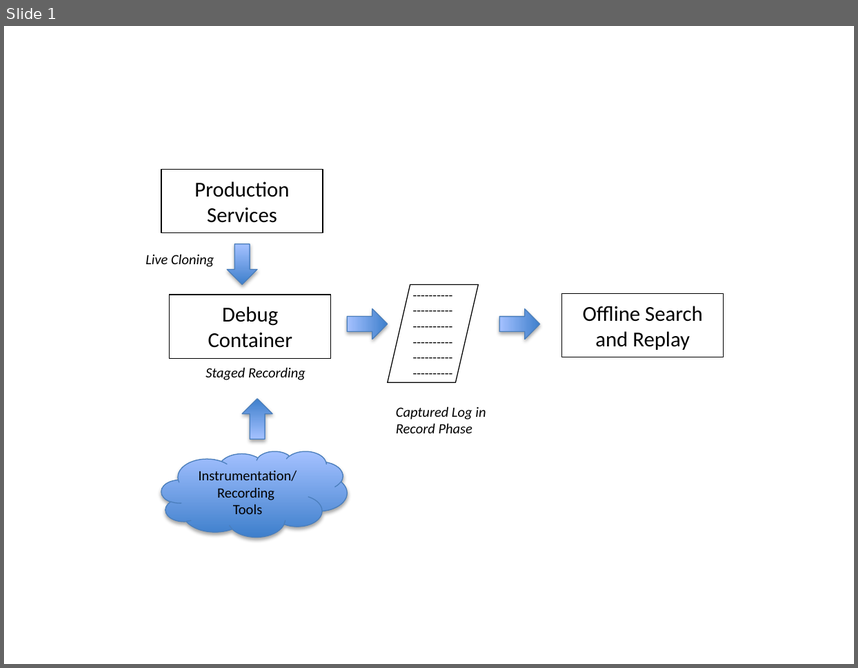
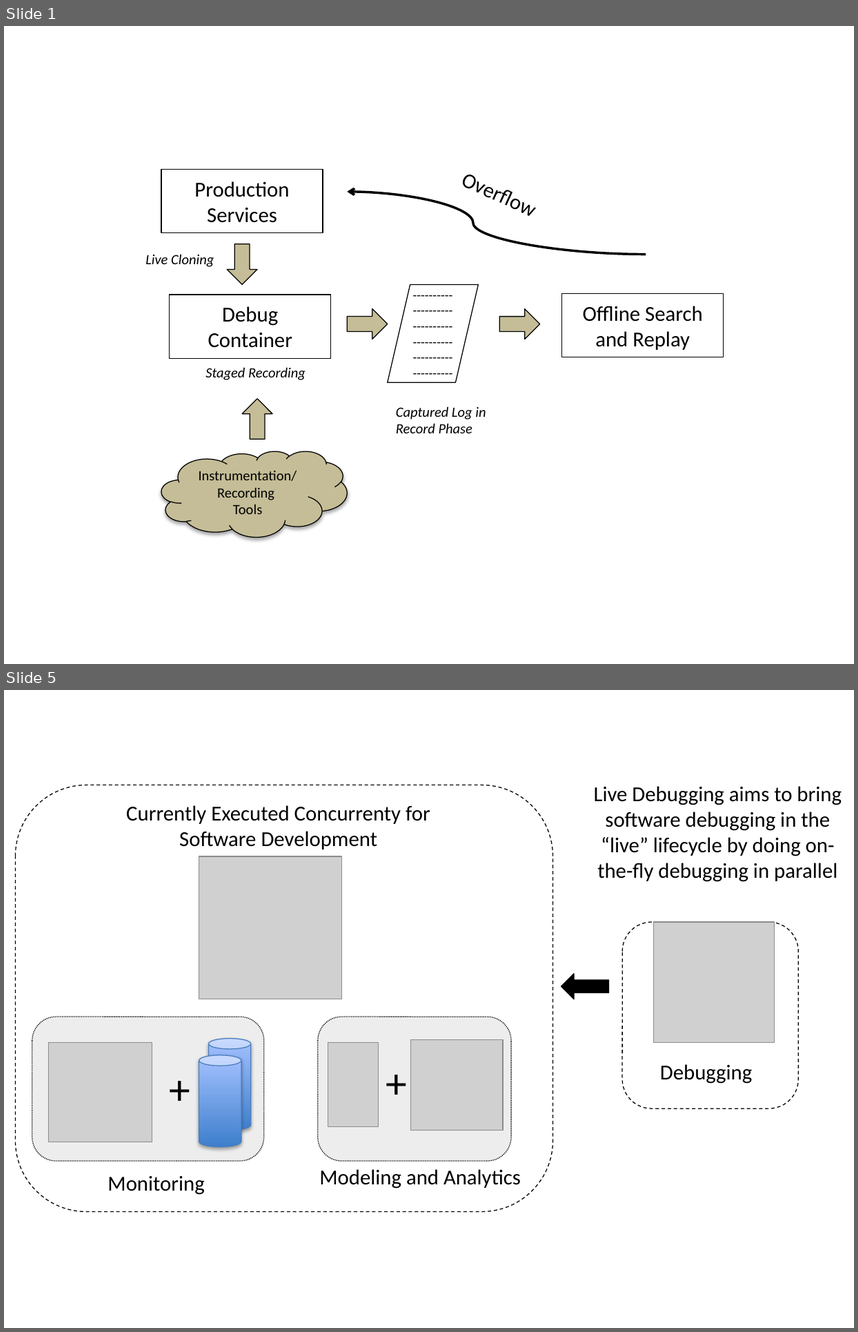
Before and after one commit to cesine/parikshan-1, a slide deck: guided/figs/activedebugging_figs.pptx. Shown one above the other, each under a label of ours: slide 1 before the commit, slides 1 and 5 after it; the slides between them are not shown. The pictures are 858x668 and 858x1332 pixels, drawn with LibreOffice and Linux fonts; fonts in the diff are those of the drawing; grey boxes stand for pictures. Boxes give left, top, right and bottom in pixels: in the first picture for what was removed or moved away, otherwise in the second. Text is boxed around its words. In the diff, an @@ line names an element or a change of style, - is before the commit and + after.

```diff
--- a/guided/figs/activedebugging_figs.pptx
+++ b/guided/figs/activedebugging_figs.pptx
@@ slide 5 added at [4, 690, 854, 1328], background #FFFFFF @@
@@ rounded rectangle added at [15, 785, 553, 1212], outline #000000 0.75 pt dashed @@
@@ text added at [594, 786, 842, 882], 18 pt, text #000000 @@
+Live Debugging aims to bring software debugging in the “live” lifecycle by doing on-the-fly debugging in parallel
@@ text added at [126, 805, 430, 849], 18 pt, text #000000 @@
+Currently Executed Concurrenty for Software Development
@@ picture added at [199, 856, 341, 999] @@
@@ rounded rectangle added at [622, 922, 798, 1108], outline #000000 0.75 pt dashed @@
@@ picture added at [654, 922, 775, 1043] @@
@@ left arrow added at [561, 973, 608, 998], fill #000000, outline #000000 0.75 pt @@
@@ group added at [32, 1016, 264, 1161]: 2 cylinders, 1 rounded rectangle, 1 picture, 1 text @@
++
@@ group added at [318, 1016, 512, 1161]: 2 pictures, 1 rounded rectangle, 1 text @@
++
@@ text added at [660, 1064, 752, 1083], 18 pt, text #000000 @@
+Debugging
@@ text added at [107, 1176, 204, 1194], 18 pt, text #000000 @@
+Monitoring
@@ text added at [319, 1169, 521, 1188], 18 pt, text #000000 @@
+Modeling and Analytics
@@ slide 1 changed as well @@
@@ text added at [428, 148, 573, 239], 18 pt, text #000000 @@
+Overflow
@@ curved arrow added from (646, 254) to (348, 192), #000000 2 pt @@
@@ fill gradient #3F80CE to #A4C4FF to #C4BD97; outline #4B7EBC 0.75 pt to #000000 0.75 pt; shadow off in 4 elements at [227, 243, 257, 283], [242, 399, 272, 439], [348, 309, 388, 339], [500, 309, 540, 339] @@
@@ cloud "Instrumentation/ Recording" at [161, 451, 346, 537]: fill gradient #3F80CE to #A4C4FF to #C4BD97; outline #4B7EBC 0.75 pt to #000000 0.75 pt @@
```
Also in this commit, not shown: 3 other slides added, 19 other files.
